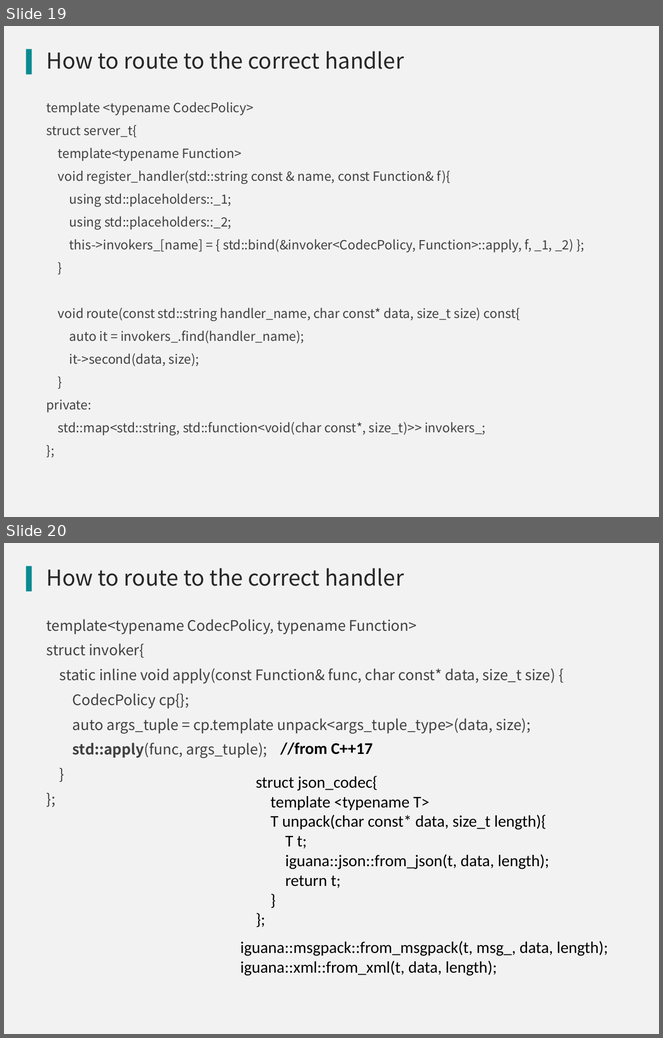
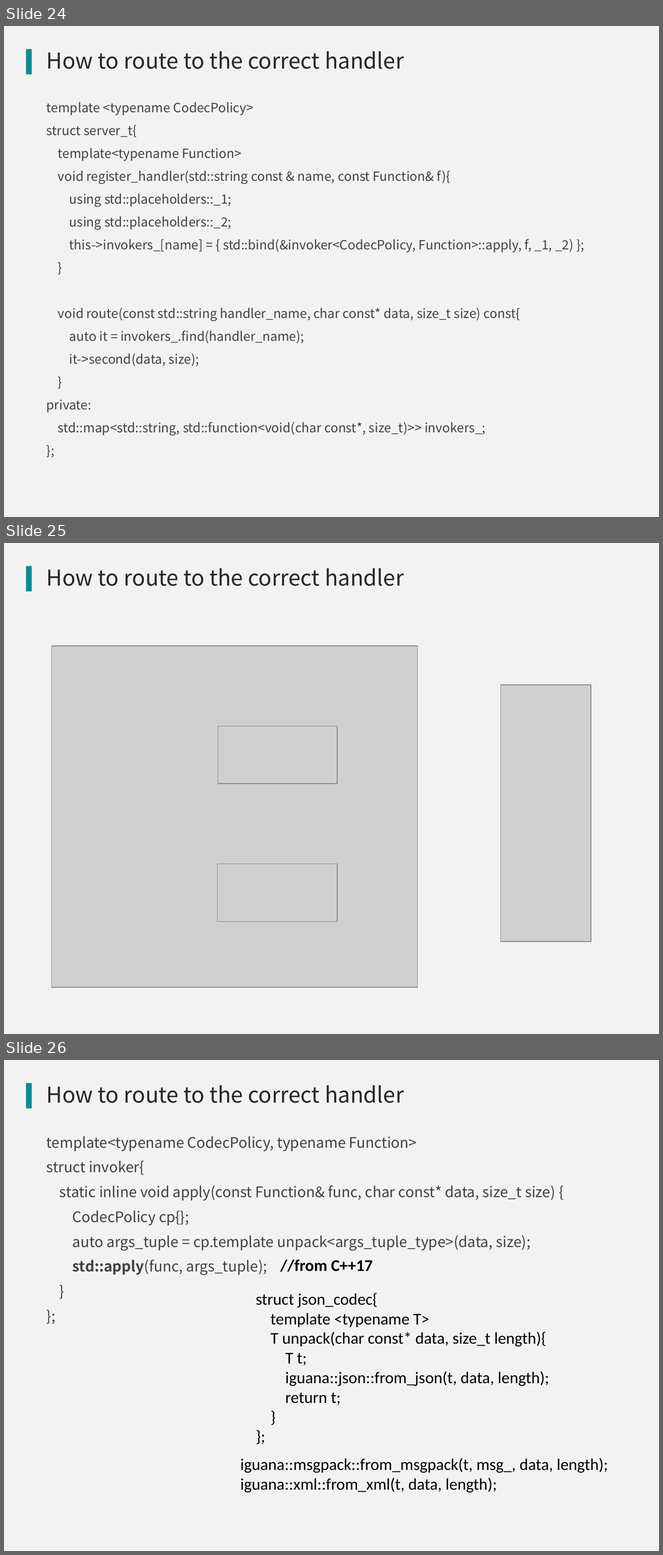
Before and after one commit to qicosmos/cppnow2017-ppt, a slide deck: An easy to use RPC framework implemented by c++11 and c++14.pptx. Shown one above the other, each under a label of ours: slides 19 and 20 before the commit, slides 24, 25 and 26 after it. The pictures are 663x1038 and 663x1555 pixels, drawn with LibreOffice and Linux fonts; fonts in the diff are those of the drawing; grey boxes stand for pictures; background and template pictures are left out. Boxes give left, top, right and bottom in pixels: in the first picture for what was removed or moved away, otherwise in the second. Text is boxed around its words. In the diff, an @@ line names an element or a change of style, - is before the commit and + after.

```diff
--- a/An easy to use RPC framework implemented by c++11 and c++14.pptx
+++ b/An easy to use RPC framework implemented by c++11 and c++14.pptx
@@ slide 25 added at <box>4,543,659,1034</box>, background #F2F2F2; not listed: 1 template element that a slide beside it also shows @@
@@ title added at <box>47,568,404,586</box>, 24 pt, text #262626 @@
+How to route to the correct handler
@@ picture added at <box>52,646,418,987</box> @@
@@ picture added at <box>501,685,591,942</box> @@
@@ picture added at <box>218,727,337,784</box> @@
@@ picture added at <box>218,864,337,922</box> @@
@@ what was slide 19 is now slide 24 @@
@@ what was slide 20 is now slide 26 @@
```
Also in this commit, not shown: 6 slides changed, 10 other slides added, 3 slides removed.
